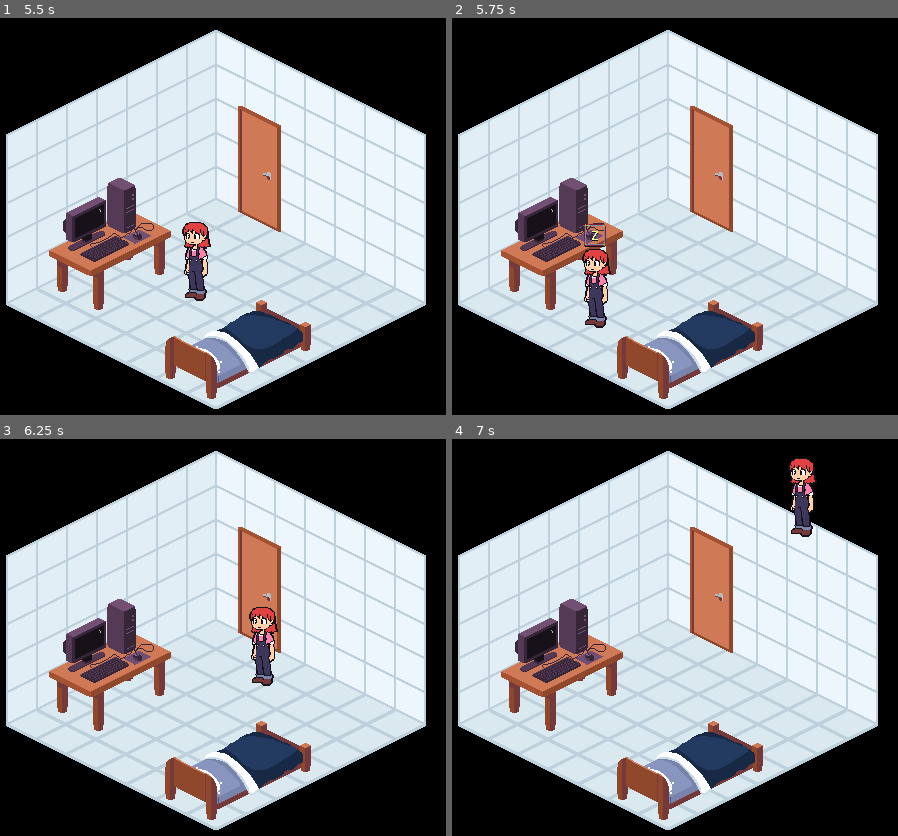
Above: before the commit, frames 1-4 (two rows, left to right).
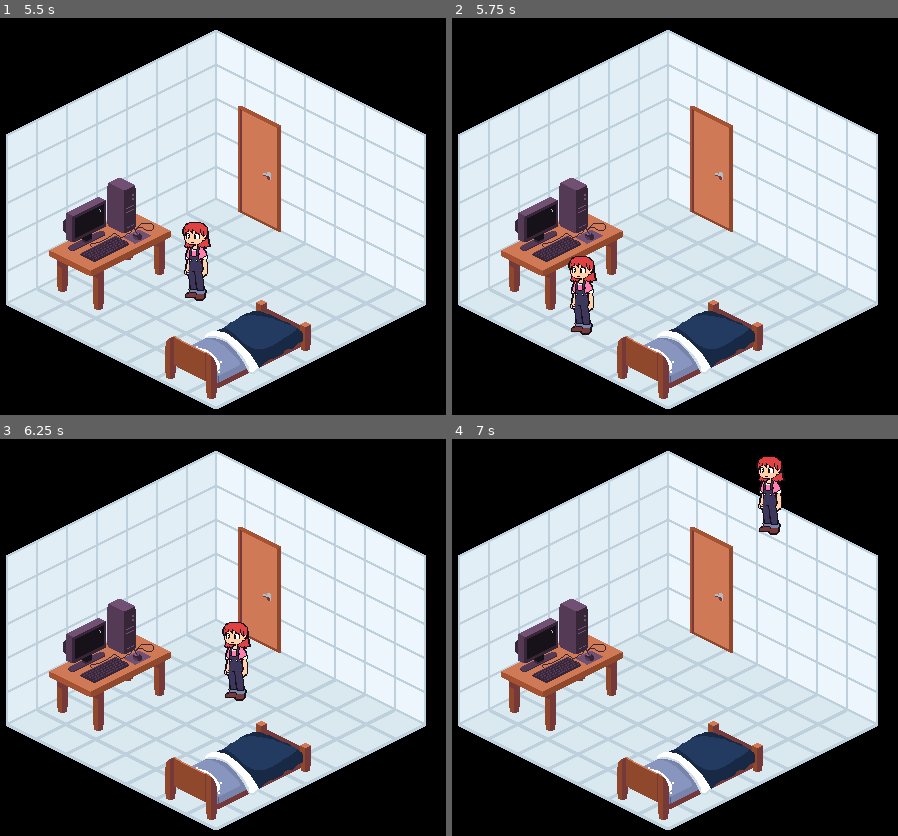
Above: after the commit, the same moments.

Repository: andcolatto/Repository-Santa-Merc-
Game: Godot game, scene res://Scenes/debug.tscn
The game is run twice, just before and just after one commit, with the same random seed, the same clock (stepped at 60 frames per second) and the same inputs.
Inputs:
- Up to frame 1 (5.5 s): tap Enter at 0.5, 2.75, 4.25 s; hold Right (ui_right) 0.53-1.28 s; hold Down (ui_down) 1.28-2.03 s; tap Space at 2, 3.5 s; hold Right (ui_right) 2.03-2.78 s; hold Up (ui_up) 2.78-3.53 s; hold Left (ui_left) 3.53-5.03 s; hold Down (ui_down) from 5.03 s (still down)
- Up to frame 2 (5.75 s): keep holding Down (ui_down)
- Up to frame 3 (6.25 s): release Down (ui_down) at 5.78 s; hold Right (ui_right) from 5.78 s (still down)
- Up to frame 4 (7 s): release Right (ui_right) at 6.53 s; hold Up (ui_up) from 6.53 s (still down)

Frame 1 is identical in both runs. In frame 2, 1.7% of the frame differs, in the area x 26-36%, y 51-80%; in frame 3, 1.9%, in the area x 49-63%, y 42-66%; in frame 4, 1.9%.

Commit message:
collision fix1

Diff:
--- a/Santa Mercê/project/Scenes/debug.tscn
+++ b/Santa Mercê/project/Scenes/debug.tscn
@@ -9,9 +9,7 @@
 [ext_resource type="Texture2D" uid="uid://ca2eqb1a7ahmv" path="res://Planning sprites/door placeholder.png" id="6_j2m1g"]
 
 [sub_resource type="RectangleShape2D" id="RectangleShape2D_fee55"]
-size = Vector2(20, 142.30771)
-
-[sub_resource type="RectangleShape2D" id="RectangleShape2D_edppr"]
+size = Vector2(20, 84.6154)
 
 [node name="Main" type="Node2D" unique_id=1381334392]
 
@@ -40,7 +38,7 @@
 offset = Vector2(0, 1)
 
 [node name="HitBox" type="CollisionShape2D" parent="Amanda/CharacterBody2D" unique_id=102753134]
-position = Vector2(0, -1)
+position = Vector2(0, 14)
 scale = Vector2(1, 0.52)
 shape = SubResource("RectangleShape2D_fee55")
 
@@ -61,7 +59,7 @@
 [node name="PC Collision (polygon)" type="CollisionPolygon2D" parent="Computer/PC Collision" unique_id=1918094138]
 rotation = 0.0009789891
 scale = Vector2(4.2559867, 2.3120565)
-polygon = PackedVector2Array(1.8717213, -3.5106888, 6.3011665, -1.6948681, -3.405325, 2.2508163, -8.005098, 0.43530273)
+polygon = PackedVector2Array(3.9154854, -3.794958, 6.981577, -3.3796062, 8.856281, -1.278595, -2.5530987, 3.371624, -8.005098, 0.43530273)
 
 [node name="Area2D" type="Area2D" parent="Computer/PC Collision/PC Collision (polygon)" unique_id=818628707]
 position = Vector2(2.5554128, 0.97744334)
@@ -102,12 +100,6 @@
 [node name="Sprite2D" type="Sprite2D" parent="Computer2" unique_id=611673108]
 texture = ExtResource("4_fee55")
 
-[node name="Collision" type="StaticBody2D" parent="Computer2/Sprite2D" unique_id=213073388]
-scale = Vector2(2.35, 2.9583333)
-
-[node name="Colisão mesa" type="CollisionShape2D" parent="Computer2/Sprite2D/Collision" unique_id=405908519]
-shape = SubResource("RectangleShape2D_edppr")
-
 [connection signal="tree_entered" from="Computer/PC Collision/PC Collision (polygon)" to="Amanda/CharacterBody2D" method="_on_pc_collision_polygon_tree_entered"]
 [connection signal="body_entered" from="Computer/PC Collision/PC Collision (polygon)/Area2D" to="Amanda/CharacterBody2D" method="_on_area_2d_body_entered"]
 [connection signal="body_exited" from="Computer/PC Collision/PC Collision (polygon)/Area2D" to="Amanda/CharacterBody2D" method="_on_area_2d_body_exited"]
Not shown, changed: Santa Mercê/project/Font/Nyntunkocom Font/NyntunkocomBMF_0.png.import
